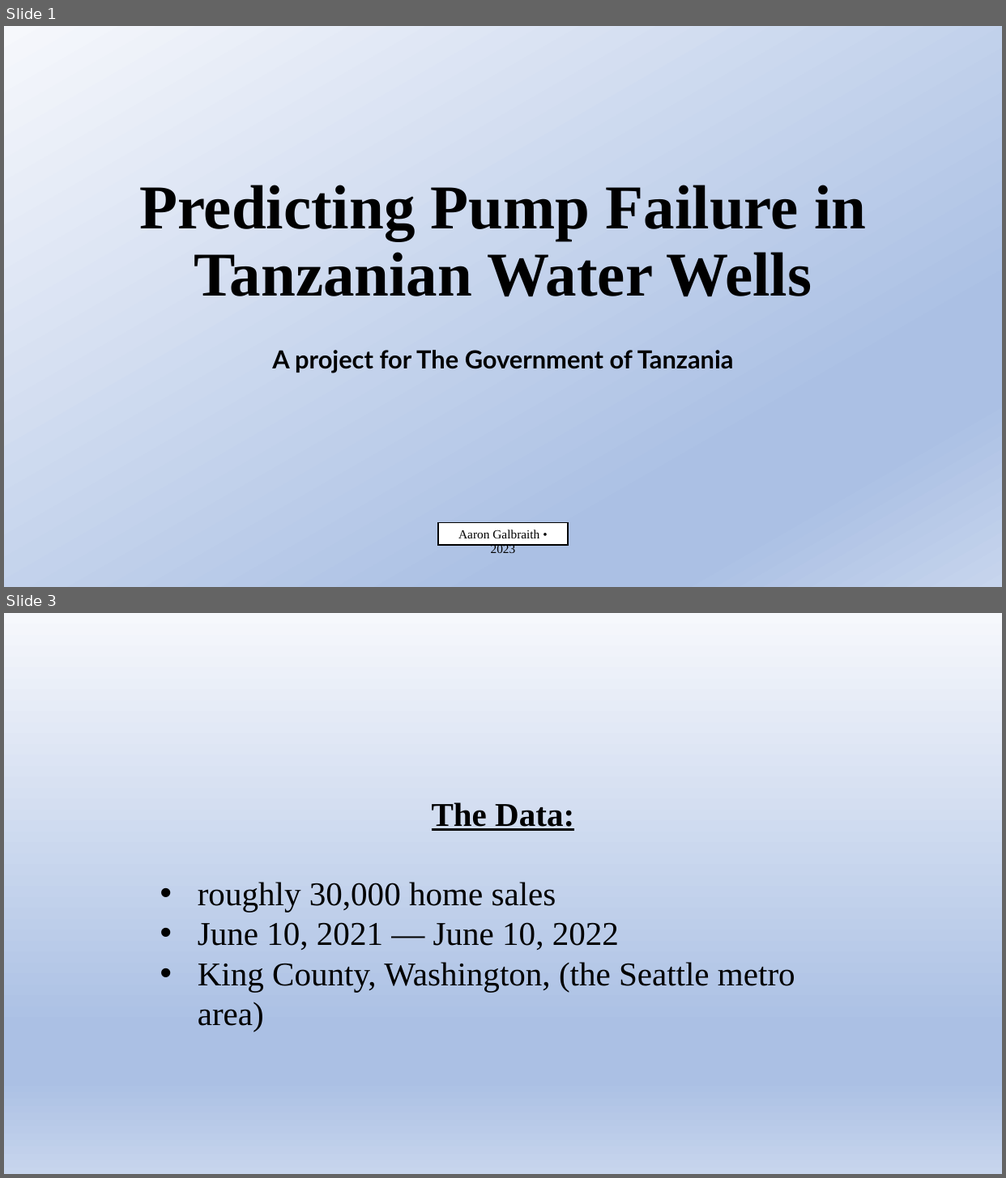
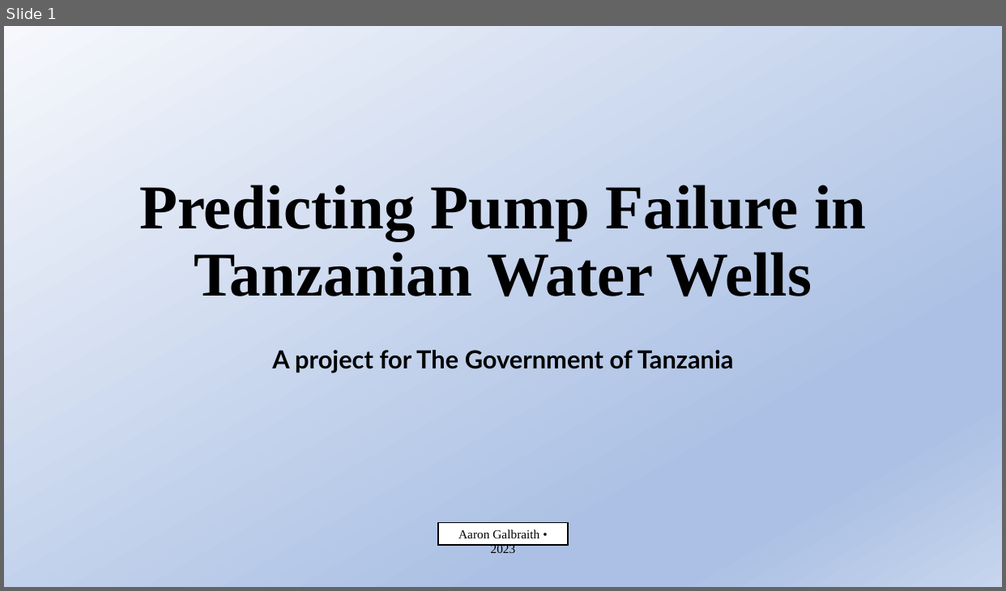
Before and after one commit to aarongalbraith/flatiron-phase3-project, a slide deck: presentation.pptx. Shown one above the other, each under a label of ours: slides 1 and 3 before the commit, slide 1 after it; the slides between them are not shown. The pictures are 1006x1178 and 1006x591 pixels, drawn with LibreOffice and Linux fonts; fonts in the diff are those of the drawing. Boxes give left, top, right and bottom in pixels: in the first picture for what was removed or moved away, otherwise in the second. Text is boxed around its words. In the diff, an @@ line names an element or a change of style, - is before the commit and + after.

```diff
--- a/presentation.pptx
+++ b/presentation.pptx
@@ slide 3 removed at (4, 613, 1002, 1174), background gradient #F6F8FC to #ABC0E4 to #C7D5ED @@
@@ text removed at (198, 803, 795, 992) @@
-The Data:
-• roughly 30,000 home sales
-• June 10, 2021 — June 10, 2022
-• King County, Washington, (the Seattle metro area)
```
Also in this commit, not shown: 2 slides added, 1 other slide removed, 2 other files.
